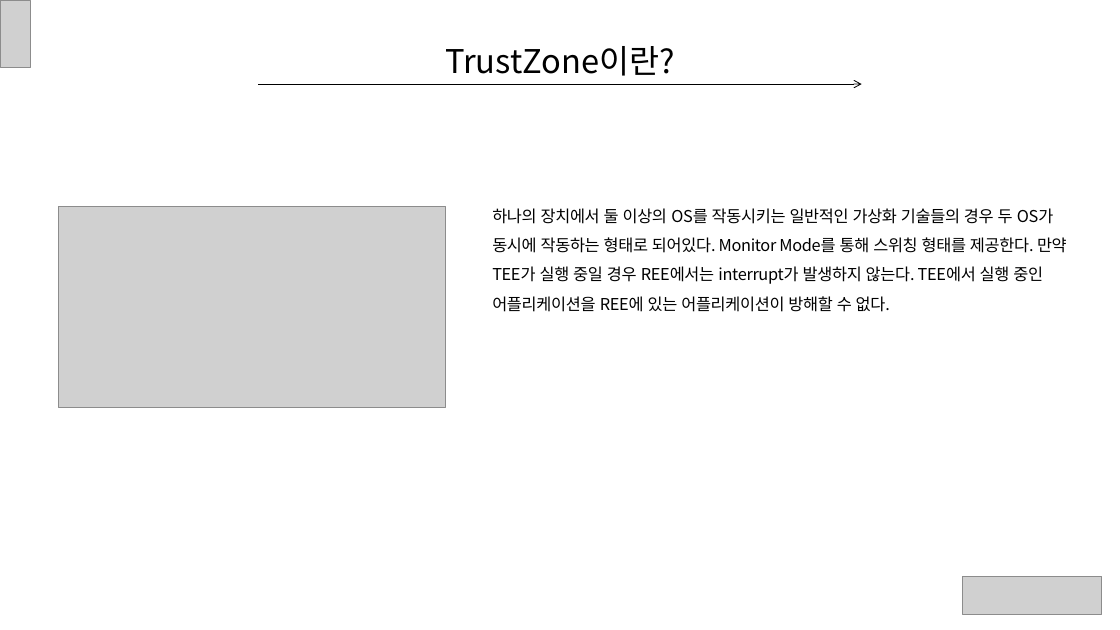
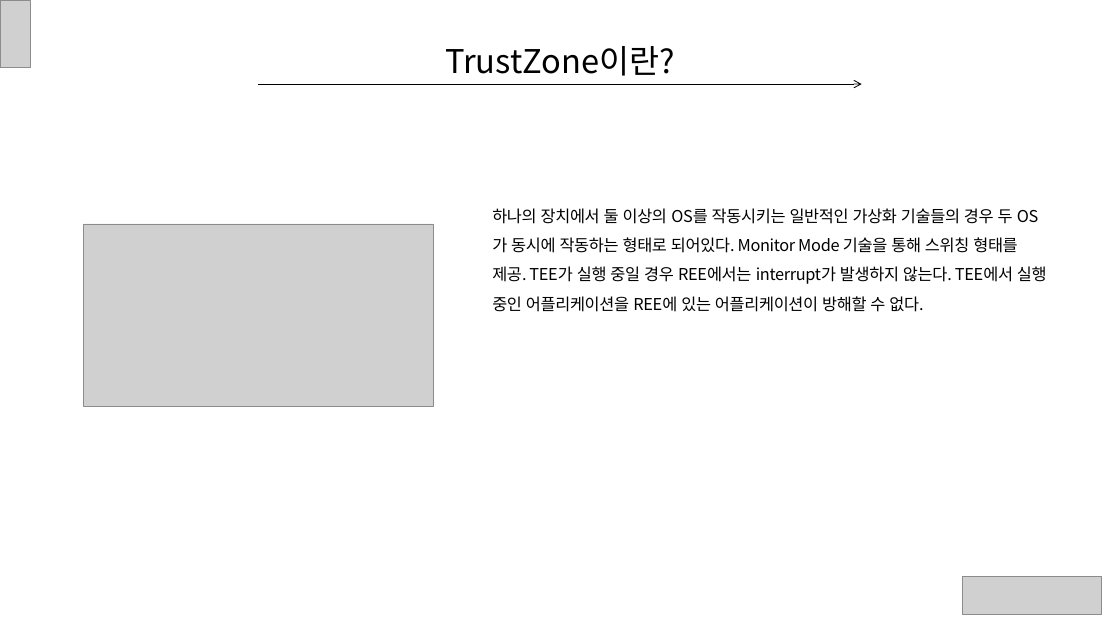
Before and after one commit to ryusangwon/Arm-Trustzone, a slide deck: slide 6 of Trustzone.pptx (slide 8 before the commit). Drawn at 1120x630 pixels with LibreOffice and Linux fonts; fonts in the diff are those of the drawing; grey boxes stand for pictures. Boxes give left, top, right and bottom in pixels: in the first picture for what was removed or moved away, otherwise in the second. Text is boxed around its words. In the diff, an @@ line names an element or a change of style, - is before the commit and + after.

```diff
--- a/Trustzone.pptx
+++ b/Trustzone.pptx
@@ text at bbox=[492, 208, 1047, 312]: text changed @@
-하나의 장치에서 둘 이상의 OS를 작동시키는 일반적인 가상화 기술들의 경우 두 OS가 동시에 작동하는 형태로 되어있다. Monitor Mode를 통해 스위칭 형태를 제공한다. 만약 TEE가 실행 중일 경우 REE에서는 interrupt가 발생하지 않는다. TEE에서 실행 중인 어플리케이션을 REE에 있는 어플리케이션이 방해할 수 없다.
+하나의 장치에서 둘 이상의 OS를 작동시키는 일반적인 가상화 기술들의 경우 두 OS가 동시에 작동하는 형태로 되어있다. Monitor Mode 기술을 통해 스위칭 형태를 제공. TEE가 실행 중일 경우 REE에서는 interrupt가 발생하지 않는다. TEE에서 실행 중인 어플리케이션을 REE에 있는 어플리케이션이 방해할 수 없다.
@@ picture: place and size @@
-picture at bbox=[59, 206, 446, 408]
+picture at bbox=[83, 224, 434, 407]
```
Also in this commit, not shown: 7 other slides changed, 4 slides removed.
